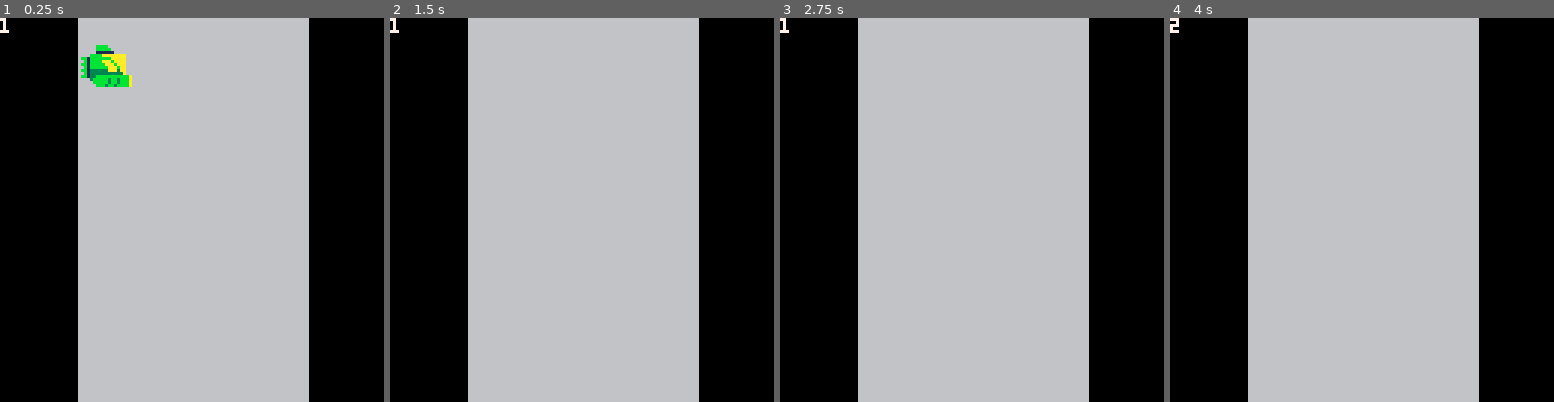
Above: before the commit, frames 1-4 (left to right).
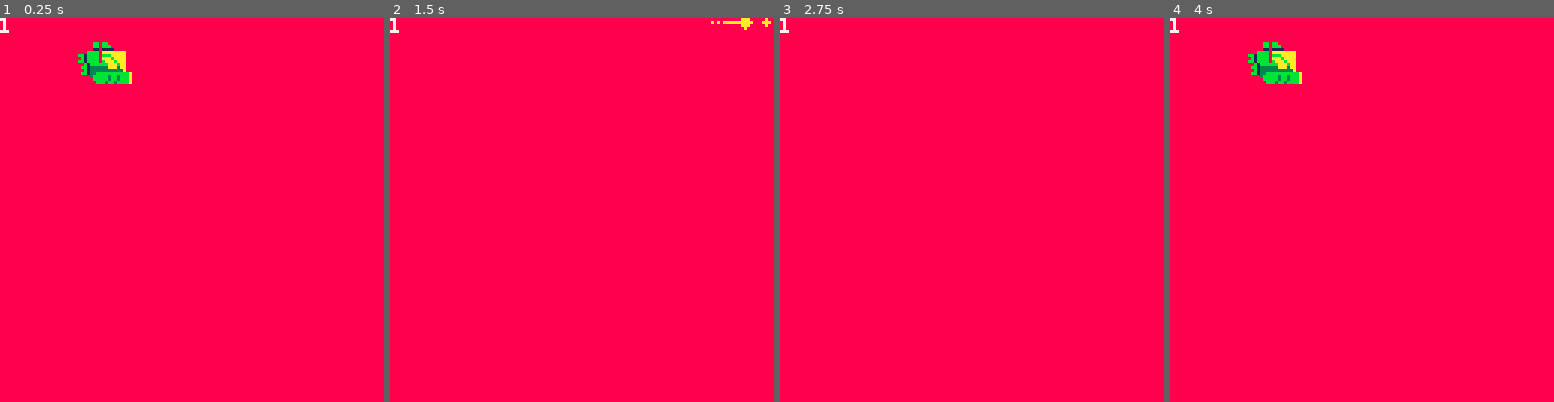
Above: after the commit, the same moments.

Repository: aelavell/shipz
Game: PICO-8 cartridge shipz.p8
Same seed, same stepped clock (60 frames per second), same inputs: the game is played once before the commit and once after it.
Inputs:
- Up to frame 1 (0.25 s): no input
- Up to frame 2 (1.5 s): tap X (X key) at 0.33, 1.07 s
- Up to frame 3 (2.75 s): tap X (X key) at 1.85 s
- Up to frame 4 (4 s): tap X (X key) at 2.97 s; hold Left 3.08-3.58 s

The runs differ from the first frame. In frame 1, 99% of the frame differs, in the area x 0-100%, y 0-100%; in frame 2, 100%; in frame 3, 100%; in frame 4, 100%.

Commit message:
Add in basic bullet shooting, refactor Draw_Actor to take its sprite information from the actor object.

Diff:
--- a/shipz.p8
+++ b/shipz.p8
@@ -5,67 +5,87 @@
 -- gam lavell bros
 -- art jared cohen
 -- #lacrew +++ get yamcha +++
-g=2
-
-function make_bomb(x,y)
+g=6
+
+function make_ship(x,y)
 	local a={}
 	a.vel=0
 	a.acl=g
 	a.x=x
 	a.y=y
-
- add(bombs, a)
+ a.force=g*1.2
+	a.s={0,4,4}
+
+ add(shipz,a)
 
 	return a
 end
 
-function update_bomb(b,dt)
-	b.vel+=b.acl*dt
-	b.y+=b.vel
-	if (b.y > 128) then
-		del(b,bombs)
+function make_bullet(s)
+	local a={}
+	a.vel={170,0}
+	a.acl=0
+	a.x=s.x+4
+	a.y=s.y
+	a.s={55,3,1}
+
+	add(bullets,a)
+ return b
+end
+
+function update_ship(s,dt)
+	if (btnp(5,0)) then
+		s.vel-=s.force
+		s.vel=max(s.vel,-3)
+		make_bullet(s)
 	end
+
+	s.vel+=s.acl*dt
+	s.y+=s.vel
+end
+
+function update_bullet(b,dt)
+	b.x+=b.vel[1]*dt
 end
 
 function draw_actor(a)
-	spr(0,a.x,a.y,4,4)
+	spr(a.s[1],a.x,a.y,a.s[2],a.s[3])
 end
 
 function _update()
 	dt=time()-last_time
-	for bomb in all(bombs) do
-		update_bomb(bomb,dt)
+	for ship in all(shipz) do
+		update_ship(ship,dt)
 	end
-
-	if (btnp(0,0)) then
-		make_bomb(25+rnd(80),0)
+	for b in all(bullets) do
+		update_bullet(b,dt)
 	end
 
-	lasttime=time()
+	last_time=time()
 end
 
 function _draw()
-	rectfill(0,0,128,128,6)
- rectfill(0,0,25,128,0)
- rectfill(103,0,128,128,0)
- foreach(bombs,draw_actor)
- print(count(bombs),0,0,7)
+	rectfill(0,0,128,128,8)
+ foreach(shipz,draw_actor)
+ foreach(bullets,draw_actor)
+ print(count(shipz),0,0,7)
 end
 
 function _init()
 	last_time=time()
-	bombs={}
-	make_bomb(26,0)
+	shipz={}
+	bullets={}
+	make_ship(26,0)
 end
 __gfx__
 00000000000000000000000000000000000000000000000000000000000000000000000000000000000000000000000000000000000000000000000000000000
-000000bbbb0000000000000000000000000000000000000000000000000000000000000000000000000000000000000000000000000000000000000000000000
-000000bbbbb000000000000000000000000000000000000000000000000000000000000000000000000000000000000000000000000000000000000000000000
-00000011111100000000000000000000000000000c00000000000000000000000000000000000000000000000000000000000000000000000000000000000000
-0000bbbbaaaaaaaa000000000000000000000000cc00000000000000000000000000000000000000000000000000000000000000000000000000000000000000
-0bb1bbbbbbbaaaaa00000000000000000000000ccc00000000000000000000000000000000000000000000000000000000000000000000000000000000000000
-00b1bbbbaaabaaaa0000000000000000000000cccc0000000000000000000000000000000000000000000aa000000000000aa0000a0000000000000000000000
-0bb1bbbbbaaabaaa000000000000000000000ccccc000000000000000000000000000000cc00000000000aa000000a00000aa000000000000000000000000000
+00000bb0bb0000000000000000000000000000000000000000000000000000000000000000000000000000000000000000000000000000000000000000000000
+00000bb0bbb000000000000000000000000000000000000000000000000000000000000000000000000000000000000000000000000000000000000000000000
+00000110111100000000000000000000000000000c00000000000000000000000000000000000000000000000000000000000000000000000000000000000000
+000bbbb0aaaaaaaa000000000000000000000000cc00000000000000000000000000000000000000000000000000000000000000000000000000000000000000
+bb1bbbb0bbbaaaaa00000000000000000000000ccc00000000000000000000000000000000000000000000000000000000000000000000000000000000000000
+0b1bbbb0aaabaaaa0000000000000000000000cccc0000000000000000000000000000000000000000000aa000000000000aa0000a0000000000000000000000
+bb1bbbb0baaabaaa000000000000000000000ccccc000000000000000000000000000000cc00000000000aa000000a00000aa000000000000000000000000000
 00b1bbbbbbaaabaa000000000000000000000055500000000000000000000000000000ccccaa00000000000aa00aa00000000a00000aa0000000000000000000
 0bb1333333aaa3aa00000000000000000cccccccccccaccca0000000000000000000cc55ccaa00000000000aaaaaa000000000a0000aa0000000000000000000
 00b133333333333a00000000000000000cccccccccccacccc00000000000000000ccc5a05caa000000000000aaaa000000000000aa0000000000000000000000
